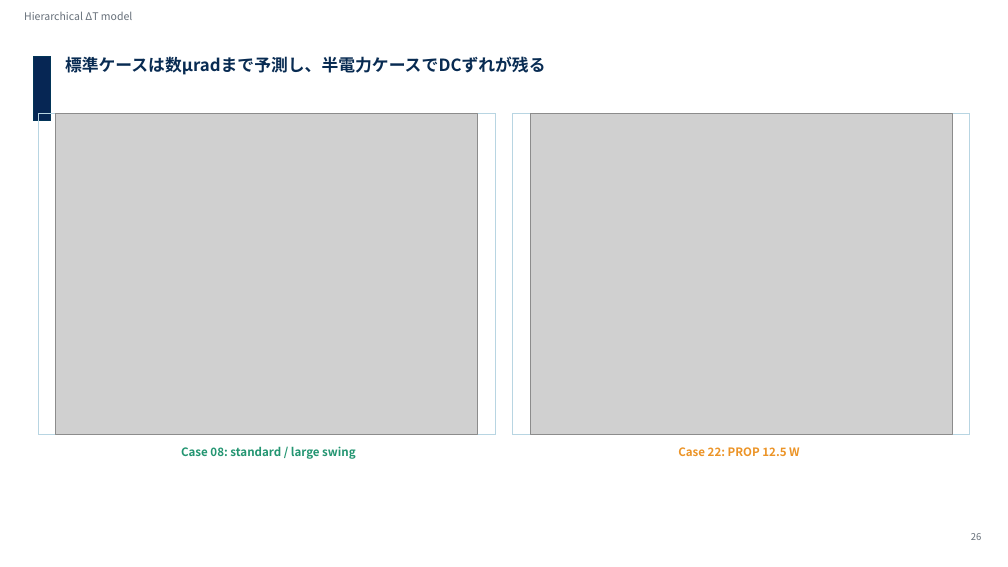
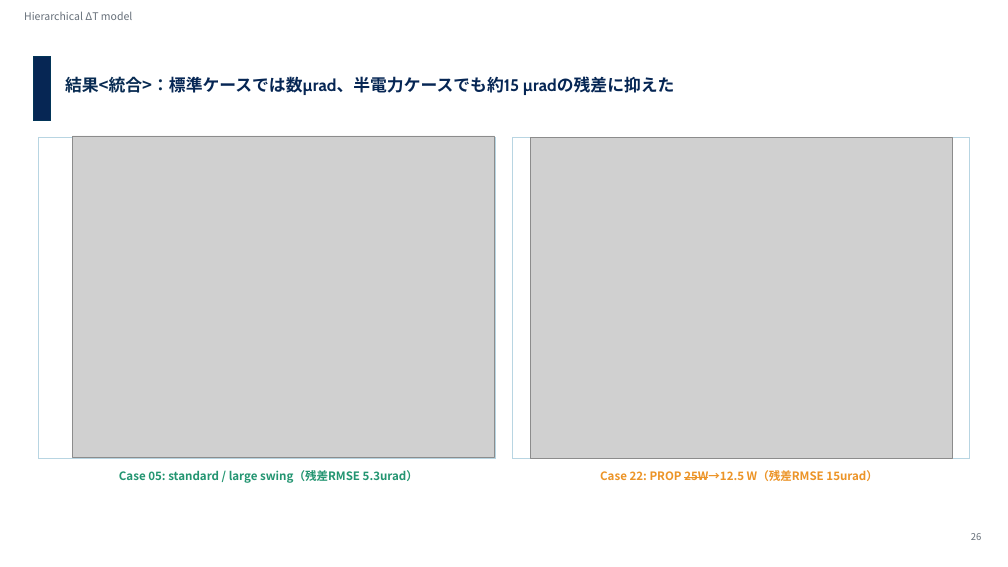
Before and after one commit to Hideki-1029/thermal-deformation-optcomm, a slide deck: slide 24 of papers/seminar/20260721_optcommrg_takamoto_v3_issl.pptx. Drawn at 1008x567 pixels with LibreOffice and Linux fonts; fonts in the diff are those of the drawing; grey boxes stand for pictures; background and template pictures are left out. Boxes give left, top, right and bottom in pixels: in the first picture for what was removed or moved away, otherwise in the second. Text is boxed around its words. In the diff, an @@ line names an element or a change of style, - is before the commit and + after.

Commit message:
p.32までスライド修正。一旦完成。RGでたくさん話した

```diff
--- a/papers/seminar/20260721_optcommrg_takamoto_v3_issl.pptx
+++ b/papers/seminar/20260721_optcommrg_takamoto_v3_issl.pptx
@@ text at box(65, 76, 675, 95): text changed; font Noto Sans CJK JP to Cabin; text colour #082B52 to #062654 @@
-標準ケースは数µradまで予測し、半電力ケースでDCずれが残る
+結果<統合>：標準ケースでは数µrad、半電力ケースでも約15 µradの残差に抑えた
@@ picture: place and size @@
-picture at box(56, 113, 478, 435)
+picture at box(73, 136, 495, 457)
@@ 2 rectangles, 1 picture: place and size @@
-2 rectangles, 1 picture at box(38, 113, 970, 435)
+2 rectangles, 1 picture at box(38, 137, 970, 459)
@@ text at box(119, 470, 418, 483): text changed @@
-Case 08: standard / large swing
+Case 05: standard / large swing（残差RMSE 5.3urad）
@@ text at box(600, 470, 877, 481): text changed @@
-Case 22: PROP 12.5 W
+Case 22: PROP 25W→12.5 W（残差RMSE 15urad）
```
Also in this commit, not shown: 17 other slides changed, 3 slides added, 2 slides removed.
